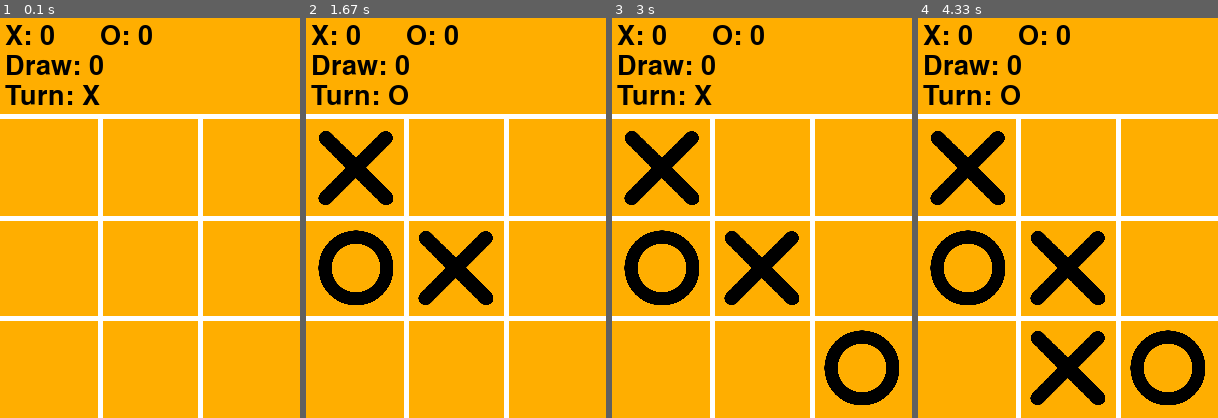
Above: before the commit, frames 1-4 (left to right).
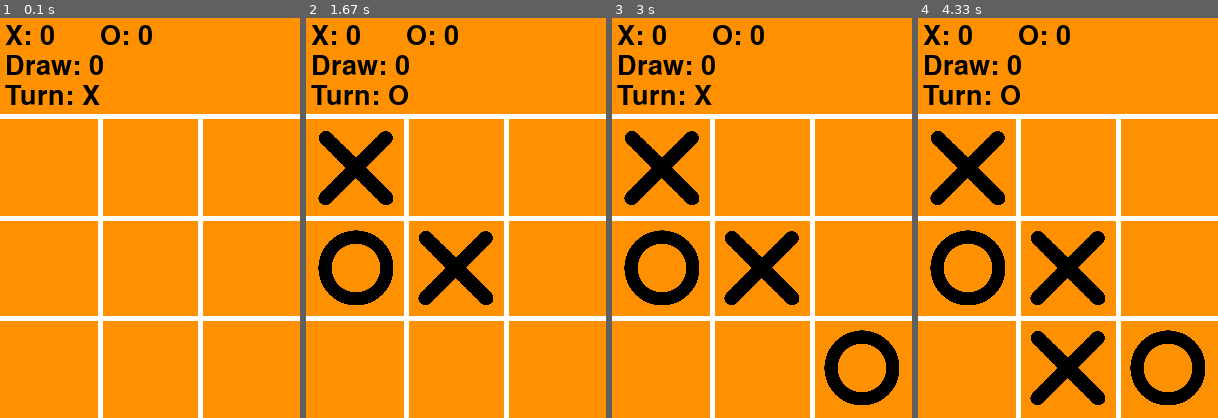
Above: after the commit, the same moments.

Repository: AidenSabbir/IUB
Game: pygame game, started from pygame/main.py
Same seed, same stepped clock (60 frames per second), same inputs: the game is played once before the commit and once after it.
Inputs (mouse positions are in pixels of both pictures, inside the frame that each line leads up to):
- Up to frame 1 (0.1 s): no input
- Up to frame 2 (1.67 s): click (456, 218) at 0.38 s; click (384, 222) at 0.83 s; move the mouse to (363, 158) at 1.13 s; click (363, 158) at 1.42 s
- Up to frame 3 (3 s): move the mouse to (870, 358) at 1.83 s; click (870, 358) at 2.18 s
- Up to frame 4 (4.33 s): move the mouse to (1053, 322) at 3.58 s; click (1053, 322) at 3.98 s

The runs differ from the first frame. In frame 1, 92% of the frame differs, in the area x 0-100%, y 0-100%; in frame 2, 85%; in frame 3, 83%; in frame 4, 81%.

Commit message:
jargons dlt

Diff:
--- a/pygame/main.py
+++ b/pygame/main.py
@@ -1,23 +1,9 @@
-import sys
-import subprocess
-import os
-
-try:
-    import pygame
-except ImportError:
-    print("Installing pygame...")
-    subprocess.check_call([sys.executable, "-m", "pip", "install", "pygame"])
-    import pygame
-def resource_path(relative_path):
-    try:
-        base_path = sys._MEIPASS
-    except Exception:
-        base_path = os.path.abspath(".")
-
-    return os.path.join(base_path, relative_path)
-class Game():
+import pygame
+class Game:
     def __init__(self,W,fps,bg):
         pygame.init()
+        icon = pygame.image.load('icon.png')
+        pygame.display.set_icon(icon)
         pygame.display.set_caption('TIC TAC TOE')
         self.clock = pygame.time.Clock()
         self.fps = fps
@@ -32,9 +18,9 @@
         self.draws = 0
         self.turn = 'X'
         self.res = [[0]*3,[0]*3,[0]*3]
-        self.font = pygame.font.SysFont(resource_path("fonts/Boldonse-Regular.ttf"),40)
-        self.x_img = pygame.transform.scale(pygame.image.load(resource_path("X.png")), (self.W//4,self.W//4))
-        self.o_img = pygame.transform.scale(pygame.image.load(resource_path("O.png")), (self.W//4,self.W//4))
+        self.font = pygame.font.SysFont("fonts/Boldonse-Regular.ttf",40)
+        self.x_img = pygame.transform.scale(pygame.image.load("X.png"), (self.W//4,self.W//4))
+        self.o_img = pygame.transform.scale(pygame.image.load("O.png"), (self.W//4,self.W//4))
         x_text = self.font.render(f'X: {self.x_point}', True, 'black')
         o_text = self.font.render(f'O: {self.o_point}', True, 'black')
         d_text = self.font.render(f'Draw: {self.draws}', True, 'black')
@@ -112,7 +98,7 @@
             self.clock.tick(self.fps)
             for e in pygame.event.get():
                 if e.type == pygame.QUIT:
-                    pygame.quit(),sys.exit()
+                    pygame.quit()
                 if e.type == pygame.KEYDOWN:
                     if e.key == pygame.K_r:
                         self.reset()
@@ -143,5 +129,5 @@
                             self.turn = 'X'
 
 
-ttt = Game(300,60,"#FFAE00")
+ttt = Game(300,60,"#FF9100")
 ttt.run()
Binary file added: pygame/icon.png
